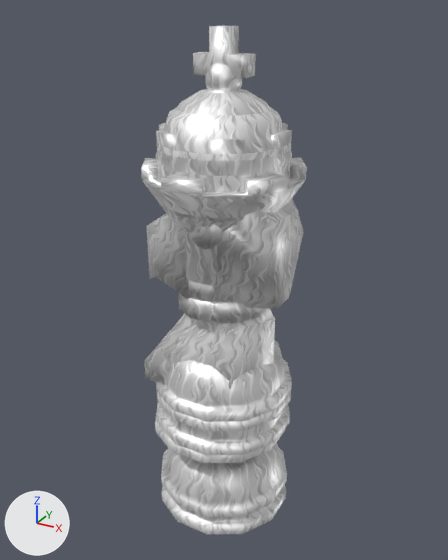
Before and after pictures for a commit that changed the glTF model models/White/Knight.glb.
Rendered twice from a 50 mm lens placed at (0.245, -0.444, 0.242), pointed at (-0.003, 0.005, 0.017). The axes (+X, +Y, +Z) are drawn at lower left. The lights are the same throughout.

Script lines for the objects in view, before the commit:
```python
ob_bishop = bpy.data.objects.new('Bishop', me_node_mesh)
ob_bishop.location = (0.0, 0.0, 0.0)
ob_king = bpy.data.objects.new('King', me_node_mesh_001)
ob_king.location = (0.0, 0.0, 0.0)
ob_knight = bpy.data.objects.new('Knight', me_node_mesh_003)
ob_knight.location = (0.0, 0.0, 0.0)
ob_pawn = bpy.data.objects.new('Pawn', me_node_mesh_004)
ob_pawn.location = (0.0, 0.0, 0.0)
ob_queen = bpy.data.objects.new('Queen', me_node_mesh_005)
ob_queen.location = (0.0, 0.0, 0.0)
ob_rook = bpy.data.objects.new('Rook', me_node_mesh_006)
ob_rook.location = (0.0, 0.0, 0.0)
```
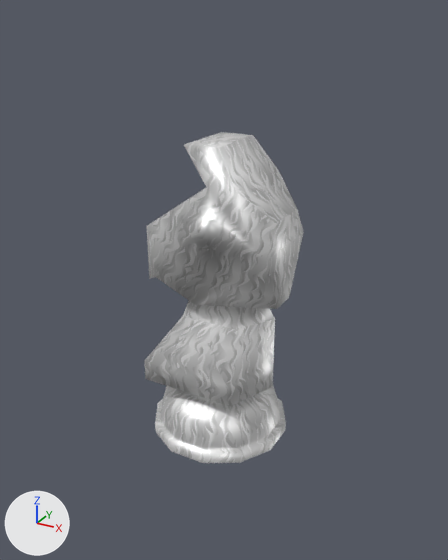
Location of each change, [x1, y1, x2, y2] in pixels of the pictures (448 x 560 px):
'Queen', deleted: before [141, 63, 307, 517]
'King', deleted: before [155, 26, 292, 535]
'Rook', deleted: before [156, 123, 292, 421]
'Bishop', deleted: before [158, 404, 290, 455]
'Pawn', deleted: before [157, 391, 291, 431]

The change, as a list of edits to the scene's bpy script:
```text
Remove ob_bishop:
    ob_bishop = bpy.data.objects.new('Bishop', me_node_mesh)
    ob_bishop.location = (0.0, 0.0, 0.0)
Remove ob_king:
    ob_king = bpy.data.objects.new('King', me_node_mesh_001)
    ob_king.location = (0.0, 0.0, 0.0)
Remove ob_pawn:
    ob_pawn = bpy.data.objects.new('Pawn', me_node_mesh_004)
    ob_pawn.location = (0.0, 0.0, 0.0)
Remove ob_queen:
    ob_queen = bpy.data.objects.new('Queen', me_node_mesh_005)
    ob_queen.location = (0.0, 0.0, 0.0)
Remove ob_rook:
    ob_rook = bpy.data.objects.new('Rook', me_node_mesh_006)
    ob_rook.location = (0.0, 0.0, 0.0)
```
